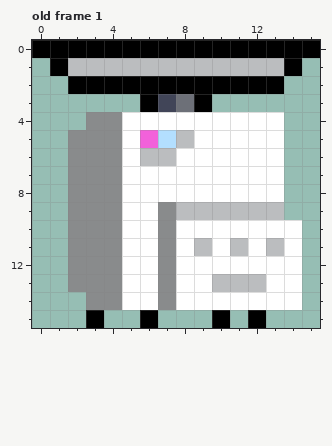
Pixel-art file, stored at Assets/Resources/Textures/Game/robots.aseprite. The picture above is the old version.
16x16 pixels, 3 frames. Shown: old frame 1. The commit also changed other frames, which this record leaves out.
Once edited:
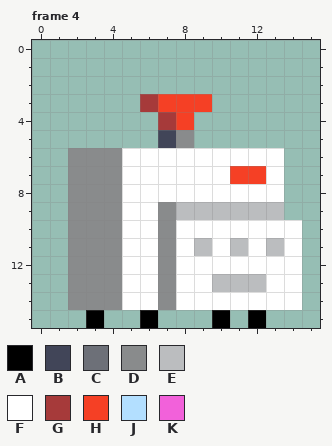
Palette (. is transparent): A #000000  B #414558  C #6d7078  D #898b8c  E #bbbdbf  F #ffffff  G #a63a3a  H #f54025  J #b3dfff  K #f261da
A new or re-ordered frame is compared with the old frame closest to it.
Log entry: Gravitor robot & sticky(abandoned)
From old to new:
{"change": "frames 3 -> 10"}
{"where": "frame 4 is new; against old frame 1"}
{"frame":4,"y":0,"x":0,"old":"AAAAAAAAAAAAAAAA","new":"................"}
{"frame":4,"y":1,"x":1,"old":"AEEEEEEEEEEEEA","new":".............."}
{"frame":4,"y":2,"x":2,"old":"AAAAAAAAAAAA","new":"............"}
{"frame":4,"y":3,"x":6,"old":"ABCA","new":"GHHH"}
{"frame":4,"y":4,"x":3,"old":"DDFFFFFFFFF","new":"....GH....."}
{"frame":4,"y":5,"x":2,"old":"DDDFKJEFFFFF","new":".....BD....."}
{"frame":4,"y":6,"x":6,"old":"EE","new":"FF"}
{"frame":4,"y":7,"x":11,"old":"FF","new":"HH"}
{"frame":4,"y":14,"x":2,"old":".","new":"D"}
{"label":"changed","picture_box":[32,40,320,184]}
{"label":"added","picture_box":[68,292,86,310]}
